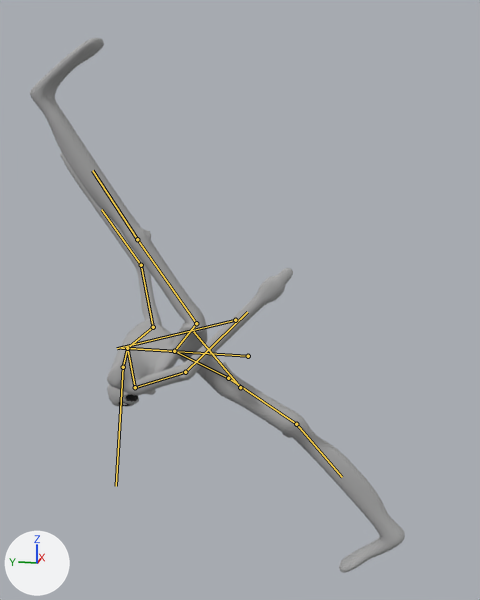
Renders of the glTF model assets/smile.glb from each side of a commit.
Both versions are drawn from a 50 mm lens placed at (-50.4, -4.0, 28.4), pointed at (0.0, 6.1, 15.8). Every picture has the same lights, and +X, +Y and +Z are marked at lower left. The older version comes first. Both versions are drawn at frame 5 of the action 'run'; the numbers are the values there. The bones that change, and the others that lie on the model, are drawn over the model as lines.
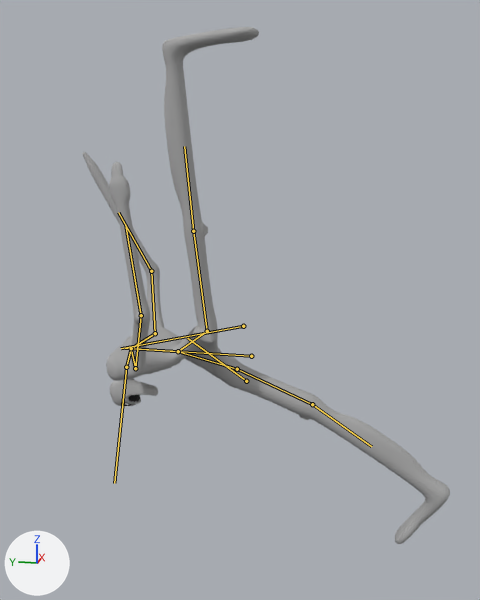
The change, as a list of edits to the scene's bpy script:
```text
Change bone_rootjoint:
    where bone_rootjoint = bpy.data.objects['Object_4'].pose.bones['_rootJoint']
    bone_rootjoint.location: (0.0, 0.55, 0.0) -> (0.0, 0.25, 0.0)
Change bone_bone_002_02:
    where bone_bone_002_02 = bpy.data.objects['Object_4'].pose.bones['Bone.002_02']  # child of 'Bone.001_01'
    bone_bone_002_02.rotation_quaternion: (0.938, -0.047, -0.313, -0.139) -> (0.986, 0.03, -0.155, -0.055)  # degrees (0, -37, -17) -> degrees (5, -18, -7)
Change bone_bone_003_03:
    where bone_bone_003_03 = bpy.data.objects['Object_4'].pose.bones['Bone.003_03']  # child of 'Bone.002_02'
    bone_bone_003_03.rotation_quaternion: (0.839, -0.524, -0.146, 0.0) -> (0.781, -0.602, -0.167, 0.0)  # degrees (-65, -14, 9) -> degrees (-77, -15, 12)
Change bone_bone_004_04:
    where bone_bone_004_04 = bpy.data.objects['Object_4'].pose.bones['Bone.004_04']  # child of 'Bone.003_03'
    bone_bone_004_04.rotation_quaternion: (0.985, -0.172, 0.0, 0.0) -> (0.98, -0.201, 0.0, 0.0)  # degrees (-20, 0, 0) -> degrees (-23, 0, 0)
Change bone_bone_005_05:
    where bone_bone_005_05 = bpy.data.objects['Object_4'].pose.bones['Bone.005_05']  # child of 'Bone.001_01'
    bone_bone_005_05.rotation_quaternion: (0.938, -0.047, -0.295, -0.175) -> (0.999, 0.03, -0.013, -0.007)  # degrees (1, -35, -21) -> degrees (3, -2, -1)
Change bone_bone_006_06:
    where bone_bone_006_06 = bpy.data.objects['Object_4'].pose.bones['Bone.006_06']  # child of 'Bone.005_05'
    bone_bone_006_06.rotation_quaternion: (0.839, -0.524, 0.145, 0.0) -> (0.781, -0.602, 0.166, 0.0)  # degrees (-65, 14, -9) -> degrees (-77, 15, -12)
Change bone_bone_007_07:
    where bone_bone_007_07 = bpy.data.objects['Object_4'].pose.bones['Bone.007_07']  # child of 'Bone.006_06'
    bone_bone_007_07.rotation_quaternion: (0.985, -0.172, -0.004, 0.0) -> (0.98, -0.201, -0.005, 0.0)  # degrees (-20, 0, 0) -> degrees (-23, -1, 0)
Change bone_bone_009_09:
    where bone_bone_009_09 = bpy.data.objects['Object_4'].pose.bones['Bone.009_09']  # child of 'Bone.008_08'
    bone_bone_009_09.rotation_quaternion: (0.925, -0.334, 0.18, 0.018) -> (0.958, -0.251, 0.136, 0.014)  # degrees (-41, 20, -5) -> degrees (-30, 15, -2)
Change bone_bone_010_010:
    where bone_bone_010_010 = bpy.data.objects['Object_4'].pose.bones['Bone.010_010']  # child of 'Bone.009_09'
    bone_bone_010_010.rotation_quaternion: (0.774, -0.633, 0.015, -0.002) -> (0.858, -0.514, 0.012, -0.001)  # degrees (-78, 1, -1) -> degrees (-62, 1, -1)
Change bone_bone_012_012:
    where bone_bone_012_012 = bpy.data.objects['Object_4'].pose.bones['Bone.012_012']  # child of 'Bone.008_08'
    bone_bone_012_012.rotation_quaternion: (0.925, 0.357, 0.128, 0.025) -> (0.958, 0.269, 0.096, 0.019)  # degrees (43, 13, 8) -> degrees (32, 10, 5)
Change bone_bone_013_013:
    where bone_bone_013_013 = bpy.data.objects['Object_4'].pose.bones['Bone.013_013']  # child of 'Bone.012_012'
    bone_bone_013_013.rotation_quaternion: (0.994, -0.11, 0.0, 0.0) -> (0.996, -0.09, 0.0, 0.0)  # degrees (-13, 0, 0) -> degrees (-10, 0, 0)
Change bone_bone_014_014:
    where bone_bone_014_014 = bpy.data.objects['Object_4'].pose.bones['Bone.014_014']  # child of 'Bone.013_013'
    bone_bone_014_014.rotation_quaternion: (0.989, 0.149, 0.0, 0.0) -> (0.995, 0.1, 0.0, 0.0)  # degrees (17, 0, 0) -> degrees (11, 0, 0)
Change bone_bone_00:
    where bone_bone_00 = bpy.data.objects['Object_4'].pose.bones['Bone_00']  # child of '_rootJoint'
    bone_bone_00.rotation_quaternion: (0.988, -0.148, 0.039, 0.025) -> (0.993, -0.12, 0.009, 0.013)  # degrees (-17, 5, 2) -> degrees (-14, 1, 1)
```

Changed parts and their boxes (x1, y1, x2, y2) in the pictures (480 x 600 px):
'Object_28', posed: before (30, 38, 405, 573); after (95, 27, 450, 544)
'Object_27', posed (14% narrower): before (60, 153, 293, 418); after (82, 152, 283, 406)
bone '_rootJoint', root to tip: before (248, 356) to (121, 348); after (251, 356) to (125, 348)
bone 'Bone.002_02', root to tip: before (127, 348) to (153, 327); after (131, 348) to (155, 333)
bone 'Bone.003_03', root to tip: before (153, 327) to (141, 265); after (155, 333) to (151, 271)
bone 'Bone.004_04', root to tip: before (141, 265) to (101, 209); after (151, 271) to (118, 212)
bone 'Bone.005_05', root to tip: before (127, 348) to (135, 387); after (131, 348) to (135, 368)
bone 'Bone.006_06', root to tip: before (135, 387) to (185, 372); after (135, 368) to (141, 315)
bone 'Bone.007_07', root to tip: before (185, 372) to (247, 312); after (141, 315) to (125, 224)
bone 'Bone.009_09', root to tip: before (174, 351) to (196, 323); after (178, 351) to (207, 331)
bone 'Bone.010_010', root to tip: before (196, 323) to (137, 239); after (207, 331) to (193, 231)
bone 'Bone.012_012', root to tip: before (174, 351) to (228, 378); after (178, 351) to (237, 369)
bone 'Bone.013_013', root to tip: before (228, 378) to (296, 424); after (237, 369) to (312, 404)
bone 'Bone.014_014', root to tip: before (296, 424) to (342, 477); after (312, 404) to (371, 446)
bone 'Bone_00', root to tip: before (123, 367) to (116, 486); after (126, 367) to (114, 483)
